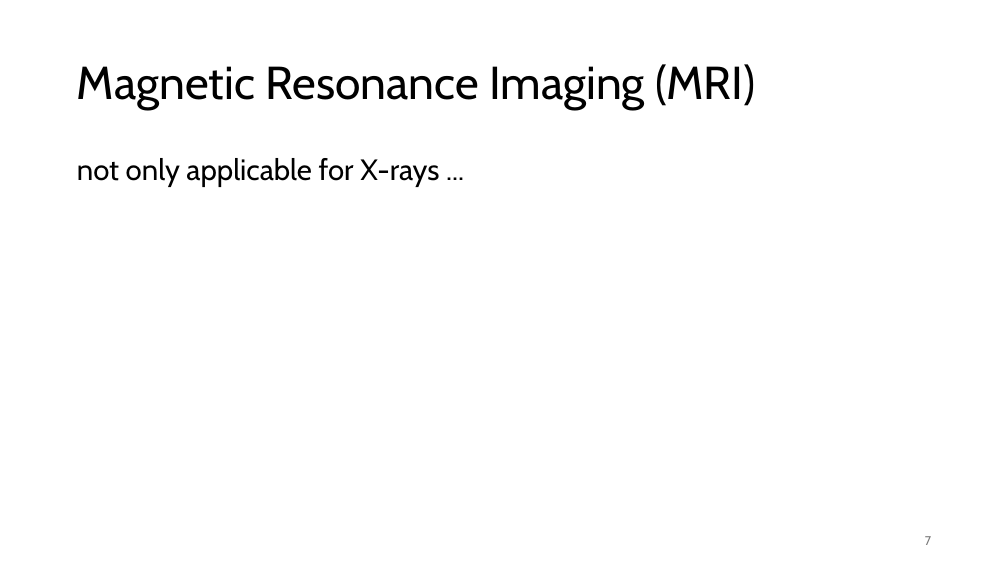
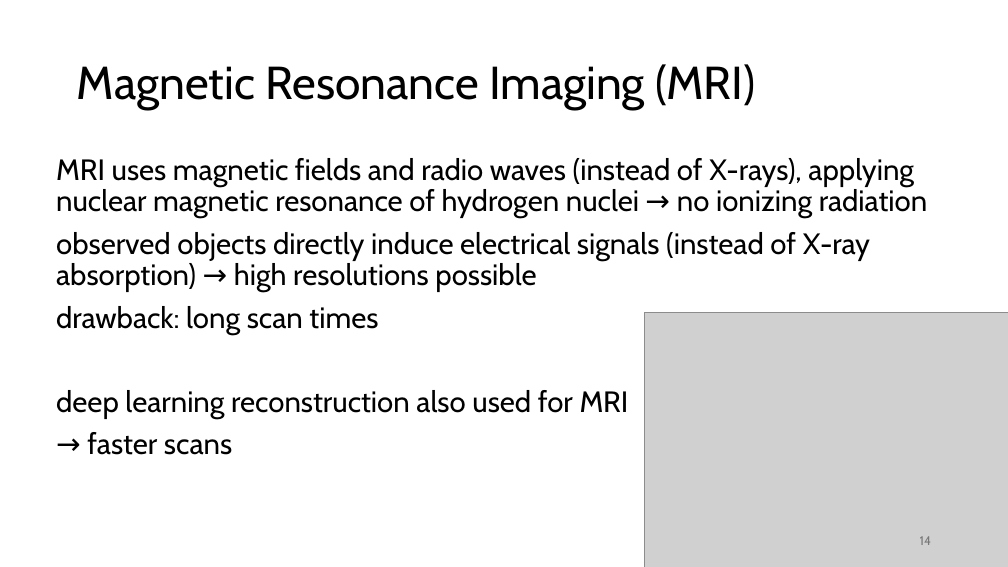
Before and after one commit to FelixWick/DL_images, a slide deck: slide 14 of slides/CT.pptx (slide 7 before the commit). Drawn at 1008x567 pixels with LibreOffice and Linux fonts; fonts in the diff are those of the drawing; grey boxes stand for pictures. Boxes give left, top, right and bottom in pixels: in the first picture for what was removed or moved away, otherwise in the second. Text is boxed around its words. In the diff, an @@ line names an element or a change of style, - is before the commit and + after.

```diff
--- a/slides/CT.pptx
+++ b/slides/CT.pptx
@@ text at bbox=[56, 158, 927, 455]: text changed @@
-not only applicable for X-rays ...
+MRI uses magnetic fields and radio waves (instead of X-rays), applying nuclear magnetic resonance of hydrogen nuclei → no ionizing radiation
+observed objects directly induce electrical signals (instead of X-ray absorption) → high resolutions possible
+drawback: long scan times
+deep learning reconstruction also used for MRI
+→ faster scans
@@ picture added at bbox=[644, 312, 1008, 567] @@
@@ page number at bbox=[920, 536, 931, 545]: text changed @@
-7
+14
```
Also in this commit, not shown: 3 other slides changed, 1 slide removed, 1 other file.
